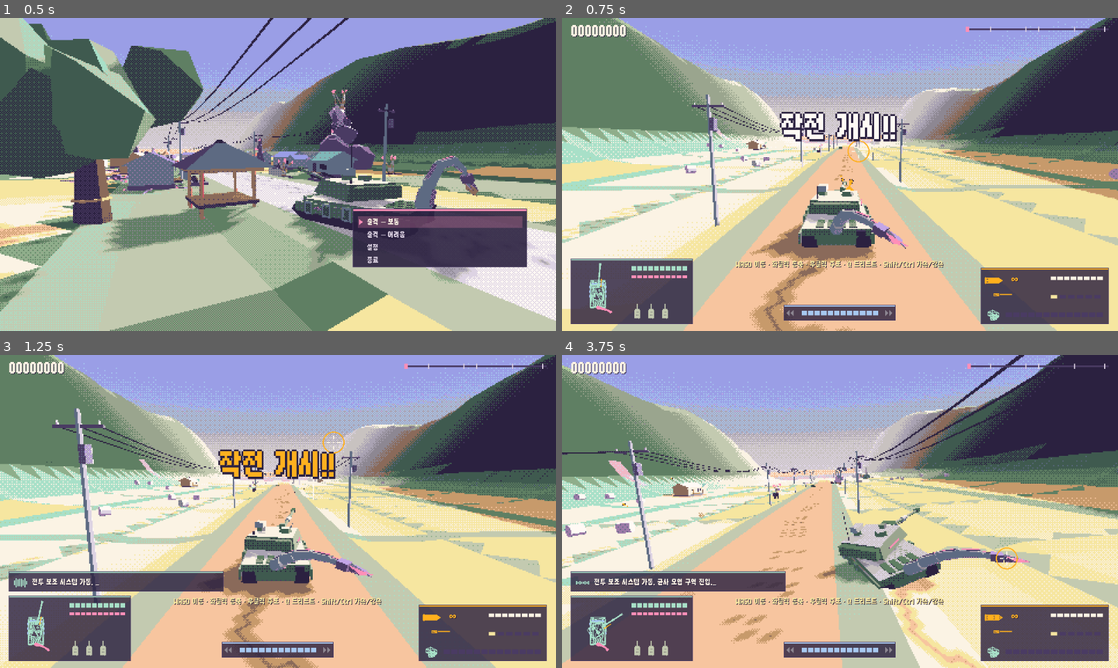
Above: before the commit, frames 1-4 (two rows, left to right).
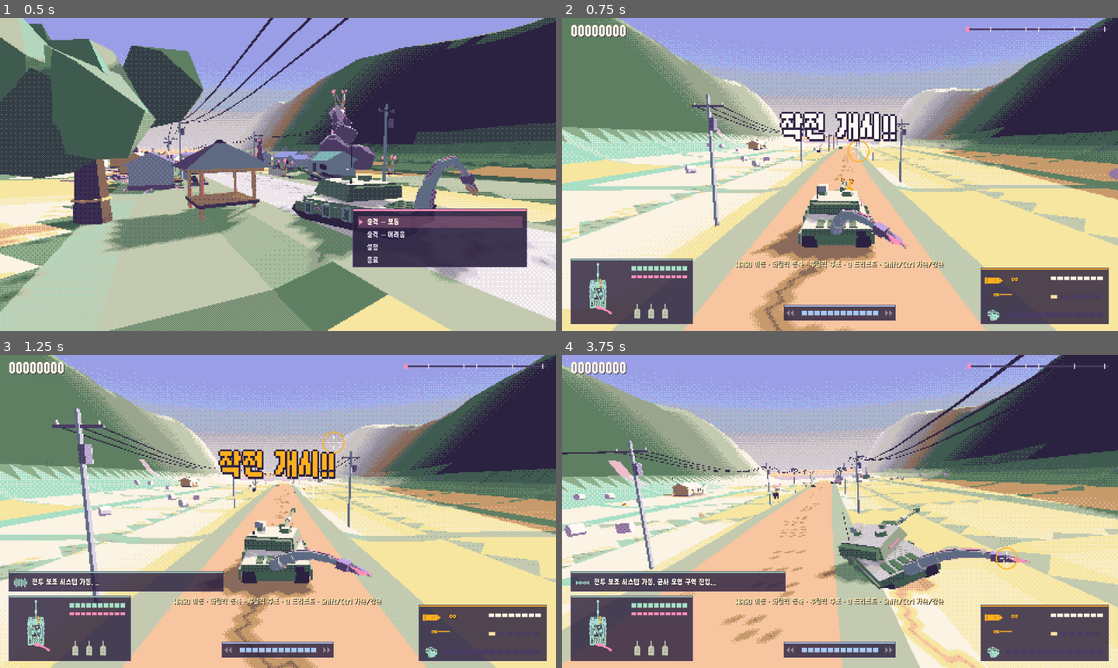
Above: after the commit, the same moments.

Repository: scarf005/orca-class
Game: Godot game, scene res://scenes/main.tscn
Same seed, same stepped clock (60 frames per second), same inputs: the game is played once before the commit and once after it.
Inputs (mouse positions are in pixels of both pictures, inside the frame that each line leads up to):
- Up to frame 1 (0.5 s): no input
- Up to frame 2 (0.75 s): tap Enter (ui_accept) at 0.5 s; drag from (840, 174) to (895, 105) at 0.52 s
- Up to frame 3 (1.25 s): no input
- Up to frame 4 (3.75 s): drag from (728, 527) to (812, 574) at 1.27 s; move the mouse to (895, 442) at 2.02 s; press the mouse at (895, 442) at 2.03 s; hold D (move_right) 2.03-2.75 s; release the mouse at (895, 442) at 2.75 s; drag from (812, 574) to (673, 464) at 2.77 s; move the mouse to (1006, 558) at 3.52 s; hold A (move_left) from 3.53 s (still down); hold E from 3.53 s (still down)

Frame 1 is identical in both runs. In frame 2, 0.1% of the frame differs, in the area x 5-79%, y 78-95%; in frame 3, 0.1%; in frame 4, 0.2%, in the area x 4-79%, y 78-95%.

Commit message:
fix: keep the x-ray schematic static

Diff:
--- a/scripts/ui/hud.gd
+++ b/scripts/ui/hud.gd
@@ -34,6 +34,7 @@
 var _xray := TankModel.new()
 var _xray_tail := Tail.new()
 var _shown_round := -1
+var _tail_posed := false
 var _shown_tier := -1
 var _painted := {} ## Node -> color it was last painted, so materials change only when states do.
 
@@ -172,7 +173,7 @@
 	var shake := Vector2(randf_range(-2, 2), randf_range(-2, 2)) * (_armor_shake / 0.3) * 3.0
 	var origin := Vector2(16, 416) + shake
 	_panel(Rect2(origin, Vector2(210, 112)), Palette.MINT)
-	_update_xray(delta_time())
+	_update_xray()
 	draw_texture(_tank_view.get_texture(), origin + Vector2(8, 2))
 	var armor := p.hp / p.max_hp
 	_bar(Rect2(origin + Vector2(104, 12), Vector2(96, 8)), armor, _armor_color(armor), 10)
@@ -195,16 +196,6 @@
 	_chevrons(m + Vector2(166, 1), 1.0, Palette.BUTTER if rail.throttle == 1 else Palette.STONE)
 
 
-var _last_draw := 0
-
-
-func delta_time() -> float:
-	var now := Time.get_ticks_msec()
-	var delta := clampf((now - _last_draw) / 1000.0, 0.0, 0.1)
-	_last_draw = now
-	return delta
-
-
 func _armor_color(armor: float) -> Color:
 	var color := Palette.MINT if armor > 0.5 else (Palette.BUTTER if armor > 0.25 else Palette.RED)
 	if armor <= 0.25 and fmod(_time, 0.4) < 0.2:
@@ -234,9 +225,9 @@
 		WireView.paint(node, color)
 
 
-## Mirrors the player's tank onto the x-ray: turret and gun aim, coax fit, ERA left, tail pose,
-## and every module in its state color. Hull color follows armor; the engine flashes it when hurt.
-func _update_xray(delta: float) -> void:
+## A static schematic of the player's tank: coax fit, ERA left and every module in its state
+## color. Nothing on it moves. Hull color follows armor; the engine flashes it when hurt.
+func _update_xray() -> void:
 	var p := world.player
 	var m := p.modules
 	if p.coax_tier != _shown_tier:
@@ -244,10 +235,12 @@
 		_xray.set_coax_guns(Armament.tier_calibers(p.coax_tier))
 		_painted.erase(_xray.coax_root)
 		_rebuild_coax_view(Armament.tier_calibers(p.coax_tier))
-	_xray.turret.rotation.y = p.model.turret.rotation.y
-	_xray.gun_pivot.rotation.x = p.model.gun_pivot.rotation.x
 	_xray.set_era(m.era)
-	_xray_tail.update(delta, _xray.global_basis, 0.0)
+	if not _tail_posed:
+		# Settle the tail into its resting curl once; after that the drawing stays still.
+		_tail_posed = true
+		for _i in 60:
+			_xray_tail.update(1.0 / 60.0, _xray.global_basis, 0.0)
 	_xray_tail.visible = not p.tail.destroyed or fmod(_time, 0.5) < 0.3
 	var hull := _armor_color(p.hp / p.max_hp)
 	if m.state("engine") != TankModules.State.OK and fmod(_time, 0.6) < 0.3:
@@ -298,7 +291,6 @@
 		_shown_round = p.current_round
 		var round_mesh := _round_view.show_mesh(Pickup.mesh_of(Armament.ROUND_IDS[p.current_round]), round_color)
 		round_mesh.rotation.z = -PI * 0.5
-	(_round_view.root.get_child(-1) as Node3D).rotation.x += 0.02
 	draw_texture(_round_view.get_texture(), origin + Vector2(4, 6))
 	_text(origin + Vector2(52, 24), "∞" if p.current_round == Armament.Round.APHE else "×%d" % p.round_count, round_color)
 	var reload := 1.0 - p.reload / (Armament.RELOAD * p.modules.reload_factor())
